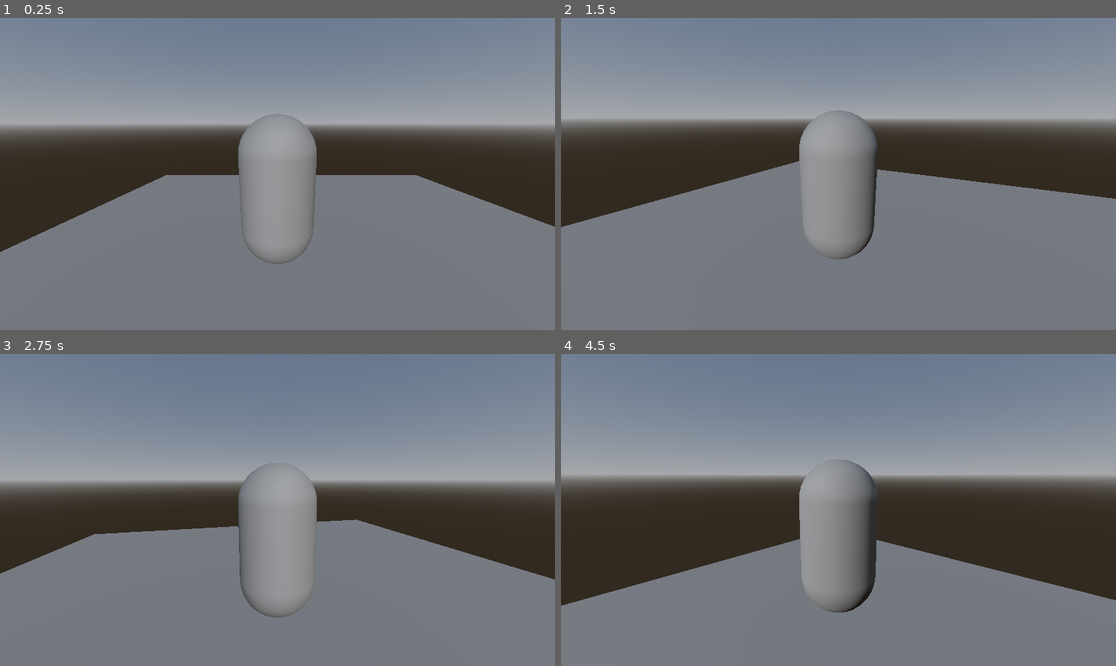
Above: before the commit, frames 1-4 (two rows, left to right).
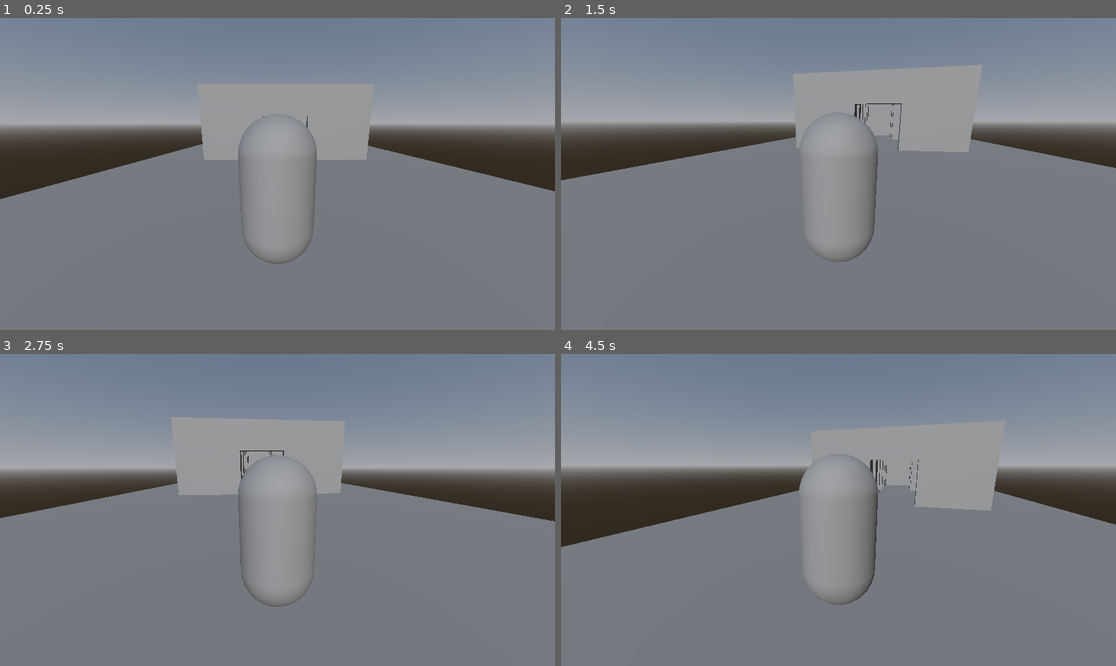
Above: after the commit, the same moments.

Repository: sebastianmr18/taller-escena
Game: Godot game, scene res://game_world/mundo.tscn
Two runs of this game, one before a commit and one after it. Both use one fixed random seed, a clock stepped at 60 frames per second and the inputs below.
Inputs (mouse positions are in pixels of both pictures, inside the frame that each line leads up to):
- Up to frame 1 (0.25 s): no input
- Up to frame 2 (1.5 s): tap Enter (ui_accept) at 0.5, 0.77 s; move the mouse to (866, 174) at 0.52 s; tap A (a) at 0.6 s; tap D (d) at 0.8, 1.35 s; move the mouse to (810, 174) at 1.27 s
- Up to frame 3 (2.75 s): tap Enter (ui_accept) at 1.52 s; tap S (s) at 1.55, 2.1 s; move the mouse to (288, 503) at 2.02 s; tap W (w) at 2.3 s
- Up to frame 4 (4.5 s): tap Enter (ui_accept) at 2.75, 3.02, 3.77 s; move the mouse to (832, 516) at 2.77 s; tap W (w) at 2.85 s; tap A (a) at 3.05, 3.6 s; move the mouse to (877, 513) at 3.52 s; tap D (d) at 3.8, 4.35 s; move the mouse to (794, 506) at 4.27 s

The runs differ from the first frame. In frame 1, 9.5% of the frame differs, in the area x 0-100%, y 31-76%; in frame 2, 13%; in frame 3, 19%; in frame 4, 24%, in the area x 0-100%, y 21-83%.

Commit message:
add house scene in mundo, reduce sensibility of player

Diff:
--- /dev/null
+++ b/game_components/house.tscn
@@ -0,0 +1,162 @@
+[gd_scene load_steps=6 format=3 uid="uid://bfbxiieeigaj"]
+
+[sub_resource type="BoxMesh" id="BoxMesh_8t7sm"]
+
+[sub_resource type="ConvexPolygonShape3D" id="ConvexPolygonShape3D_8t7sm"]
+points = PackedVector3Array(-0.5, -0.5, -0.5, 0.5, 0.5, 0.5, 0.5, -0.5, 0.5, 0.5, 0.5, -0.5, -0.5, 0.5, 0.5, 0.5, -0.5, -0.5, -0.5, -0.5, 0.5, -0.5, 0.5, -0.5)
+
+[sub_resource type="ConvexPolygonShape3D" id="ConvexPolygonShape3D_1l4vd"]
+points = PackedVector3Array(-0.5, -0.5, -0.5, 0.5, 0.5, 0.5, 0.5, -0.5, 0.5, 0.5, 0.5, -0.5, -0.5, 0.5, 0.5, 0.5, -0.5, -0.5, -0.5, -0.5, 0.5, -0.5, 0.5, -0.5)
+
+[sub_resource type="ConvexPolygonShape3D" id="ConvexPolygonShape3D_3wj2f"]
+points = PackedVector3Array(-0.5, -0.5, -0.5, 0.5, 0.5, 0.5, 0.5, -0.5, 0.5, 0.5, 0.5, -0.5, -0.5, 0.5, 0.5, 0.5, -0.5, -0.5, -0.5, -0.5, 0.5, -0.5, 0.5, -0.5)
+
+[sub_resource type="ConvexPolygonShape3D" id="ConvexPolygonShape3D_fw5n7"]
+points = PackedVector3Array(-0.5, -0.5, -0.5, 0.5, 0.5, 0.5, 0.5, -0.5, 0.5, 0.5, 0.5, -0.5, -0.5, 0.5, 0.5, 0.5, -0.5, -0.5, -0.5, -0.5, 0.5, -0.5, 0.5, -0.5)
+
+[node name="House" type="Node3D"]
+transform = Transform3D(1, 0, 0, 0, 1, 0, 0, 0, 1, 0, 0, -26.624397)
+
+[node name="ParedFondo" type="MeshInstance3D" parent="."]
+transform = Transform3D(11, 0, 0, 0, 5, 0, 0, 0, 0.5, 0, 2.5, 0)
+mesh = SubResource("BoxMesh_8t7sm")
+
+[node name="StaticBody3D" type="StaticBody3D" parent="ParedFondo"]
+
+[node name="CollisionShape3D" type="CollisionShape3D" parent="ParedFondo/StaticBody3D"]
+shape = SubResource("ConvexPolygonShape3D_8t7sm")
+
+[node name="ParedEntrada" type="MeshInstance3D" parent="."]
+transform = Transform3D(4, 0, 0, 0, 5, 0, 0, 0, 0.5, -3.5, 2.5, 15)
+mesh = SubResource("BoxMesh_8t7sm")
+
+[node name="StaticBody3D" type="StaticBody3D" parent="ParedEntrada"]
+
+[node name="CollisionShape3D" type="CollisionShape3D" parent="ParedEntrada/StaticBody3D"]
+shape = SubResource("ConvexPolygonShape3D_1l4vd")
+
+[node name="ParedEntrada2" type="MeshInstance3D" parent="."]
+transform = Transform3D(4, 0, 0, 0, 5, 0, 0, 0, 0.5, 3.5, 2.5, 15)
+mesh = SubResource("BoxMesh_8t7sm")
+
+[node name="StaticBody3D" type="StaticBody3D" parent="ParedEntrada2"]
+
+[node name="CollisionShape3D" type="CollisionShape3D" parent="ParedEntrada2/StaticBody3D"]
+shape = SubResource("ConvexPolygonShape3D_1l4vd")
+
+[node name="ParedIzq" type="MeshInstance3D" parent="."]
+transform = Transform3D(-6.7752654e-07, 0, 0.5, 0, 5, 0, -15.5, 0, -2.1855694e-08, -5.5, 2.5, 7.5)
+mesh = SubResource("BoxMesh_8t7sm")
+
+[node name="StaticBody3D" type="StaticBody3D" parent="ParedIzq"]
+
+[node name="CollisionShape3D" type="CollisionShape3D" parent="ParedIzq/StaticBody3D"]
+shape = SubResource("ConvexPolygonShape3D_3wj2f")
+
+[node name="ParedDer" type="MeshInstance3D" parent="."]
+transform = Transform3D(-6.7752654e-07, 0, 0.5, 0, 5, 0, -15.5, 0, -2.1855694e-08, 5.5, 2.5, 7.5)
+mesh = SubResource("BoxMesh_8t7sm")
+
+[node name="StaticBody3D" type="StaticBody3D" parent="ParedDer"]
+
+[node name="CollisionShape3D" type="CollisionShape3D" parent="ParedDer/StaticBody3D"]
+shape = SubResource("ConvexPolygonShape3D_fw5n7")
+
+[node name="Pared1Cuarto2" type="MeshInstance3D" parent="."]
+transform = Transform3D(4, 0, 0, 0, 5, 0, 0, 0, 0.5, -3.5, 2.5, 3)
+mesh = SubResource("BoxMesh_8t7sm")
+
+[node name="StaticBody3D" type="StaticBody3D" parent="Pared1Cuarto2"]
+
+[node name="CollisionShape3D" type="CollisionShape3D" parent="Pared1Cuarto2/StaticBody3D"]
+shape = SubResource("ConvexPolygonShape3D_8t7sm")
+
+[node name="Pared1Cuarto3" type="MeshInstance3D" parent="."]
+transform = Transform3D(4, 0, 0, 0, 5, 0, 0, 0, 0.5, 3.5, 2.5, 3)
+mesh = SubResource("BoxMesh_8t7sm")
+
+[node name="StaticBody3D" type="StaticBody3D" parent="Pared1Cuarto3"]
+
+[node name="CollisionShape3D" type="CollisionShape3D" parent="Pared1Cuarto3/StaticBody3D"]
+shape = SubResource("ConvexPolygonShape3D_8t7sm")
+
+[node name="Pared1Patio" type="MeshInstance3D" parent="."]
+transform = Transform3D(4, 0, 0, 0, 5, 0, 0, 0, 0.5, -3.5, 2.5, 6)
+mesh = SubResource("BoxMesh_8t7sm")
+
+[node name="StaticBody3D" type="StaticBody3D" parent="Pared1Patio"]
+
+[node name="CollisionShape3D" type="CollisionShape3D" parent="Pared1Patio/StaticBody3D"]
+shape = SubResource("ConvexPolygonShape3D_8t7sm")
+
+[node name="Pared1SalaTrabajo" type="MeshInstance3D" parent="."]
+transform = Transform3D(4, 0, 0, 0, 5, 0, 0, 0, 0.5, 3.5, 2.5, 6)
+mesh = SubResource("BoxMesh_8t7sm")
+
+[node name="StaticBody3D" type="StaticBody3D" parent="Pared1SalaTrabajo"]
+
+[node name="CollisionShape3D" type="CollisionShape3D" parent="Pared1SalaTrabajo/StaticBody3D"]
+shape = SubResource("ConvexPolygonShape3D_8t7sm")
+
+[node name="Pared1Cocina" type="MeshInstance3D" parent="."]
+transform = Transform3D(4, 0, 0, 0, 5, 0, 0, 0, 0.5, -3.5, 2.5, 9)
+mesh = SubResource("BoxMesh_8t7sm")
+
+[node name="StaticBody3D" type="StaticBody3D" parent="Pared1Cocina"]
+
+[node name="CollisionShape3D" type="CollisionShape3D" parent="Pared1Cocina/StaticBody3D"]
+shape = SubResource("ConvexPolygonShape3D_8t7sm")
+
+[node name="Pared1Bano" type="MeshInstance3D" parent="."]
+transform = Transform3D(4, 0, 0, 0, 5, 0, 0, 0, 0.5, -3.5, 2.5, 12)
+mesh = SubResource("BoxMesh_8t7sm")
+
+[node name="StaticBody3D" type="StaticBody3D" parent="Pared1Bano"]
+
+[node name="CollisionShape3D" type="CollisionShape3D" parent="Pared1Bano/StaticBody3D"]
+shape = SubResource("ConvexPolygonShape3D_8t7sm")
+
+[node name="Pared1Cuarto1" type="MeshInstance3D" parent="."]
+transform = Transform3D(-4.371139e-08, 0, 0.5, 0, 5, 0, -1, 0, -2.1855694e-08, -1.75, 2.5, 14.5)
+mesh = SubResource("BoxMesh_8t7sm")
+
+[node name="StaticBody3D" type="StaticBody3D" parent="Pared1Cuarto1"]
+
+[node name="CollisionShape3D" type="CollisionShape3D" parent="Pared1Cuarto1/StaticBody3D"]
+shape = SubResource("ConvexPolygonShape3D_8t7sm")
+
+[node name="Pared2Cuarto2" type="MeshInstance3D" parent="."]
+transform = Transform3D(-4.371139e-08, 0, 0.5, 0, 5, 0, -1, 0, -2.1855694e-08, -1.75, 2.5, 0.5)
+mesh = SubResource("BoxMesh_8t7sm")
+
+[node name="StaticBody3D" type="StaticBody3D" parent="Pared2Cuarto2"]
+
+[node name="CollisionShape3D" type="CollisionShape3D" parent="Pared2Cuarto2/StaticBody3D"]
+shape = SubResource("ConvexPolygonShape3D_8t7sm")
+
+[node name="Pared2Cuarto3" type="MeshInstance3D" parent="."]
+transform = Transform3D(-4.371139e-08, 0, 0.5, 0, 5, 0, -1, 0, -2.1855694e-08, 1.75, 2.5, 0.5)
+mesh = SubResource("BoxMesh_8t7sm")
+
+[node name="StaticBody3D" type="StaticBody3D" parent="Pared2Cuarto3"]
+
+[node name="CollisionShape3D" type="CollisionShape3D" parent="Pared2Cuarto3/StaticBody3D"]
+shape = SubResource("ConvexPolygonShape3D_8t7sm")
+
+[node name="Pared2Bano" type="MeshInstance3D" parent="."]
+transform = Transform3D(-4.371139e-08, 0, 0.5, 0, 5, 0, -1, 0, -2.1855694e-08, -1.75, 2.5, 11.5)
+mesh = SubResource("BoxMesh_8t7sm")
+
+[node name="StaticBody3D" type="StaticBody3D" parent="Pared2Bano"]
+
+[node name="CollisionShape3D" type="CollisionShape3D" parent="Pared2Bano/StaticBody3D"]
+shape = SubResource("ConvexPolygonShape3D_8t7sm")
+
+[node name="ParedEntrada3" type="MeshInstance3D" parent="."]
+transform = Transform3D(4, 0, 0, 0, 2, 0, 0, 0, 0.5, 0, 4, 15)
+mesh = SubResource("BoxMesh_8t7sm")
+
+[node name="StaticBody3D" type="StaticBody3D" parent="ParedEntrada3"]
+
+[node name="CollisionShape3D" type="CollisionShape3D" parent="ParedEntrada3/StaticBody3D"]
+shape = SubResource("ConvexPolygonShape3D_1l4vd")
--- a/game_world/mundo.tscn
+++ b/game_world/mundo.tscn
@@ -1,6 +1,7 @@
-[gd_scene load_steps=7 format=3 uid="uid://cnn06c8cxgtk1"]
+[gd_scene load_steps=8 format=3 uid="uid://cnn06c8cxgtk1"]
 
 [ext_resource type="PackedScene" uid="uid://8p4cyxnaa6nr" path="res://characters/player.tscn" id="1_5ugl8"]
+[ext_resource type="PackedScene" uid="uid://bfbxiieeigaj" path="res://game_components/house.tscn" id="2_l6y75"]
 
 [sub_resource type="BoxMesh" id="BoxMesh_0jvvt"]
 
@@ -20,7 +21,7 @@
 [node name="Mundo" type="Node3D"]
 
 [node name="MeshInstance3D" type="MeshInstance3D" parent="."]
-transform = Transform3D(10, 0, 0, 0, 1, 0, 0, 0, 10, 0, 0, 0)
+transform = Transform3D(20, 0, 0, 0, 1, 0, 0, 0, 30, 0, -0.5, -12)
 mesh = SubResource("BoxMesh_0jvvt")
 
 [node name="StaticBody3D" type="StaticBody3D" parent="MeshInstance3D"]
@@ -33,9 +34,12 @@
 
 [node name="Camera3D" type="Camera3D" parent="."]
 transform = Transform3D(-0.07654491, -0.029126924, 0.99664056, -7.485469e-10, 0.9995731, 0.02921263, -0.99706614, 0.0022360776, -0.07651222, 10.258438, 3.4493995, 0.36282825)
+visible = false
 
 [node name="WorldEnvironment" type="WorldEnvironment" parent="."]
 environment = SubResource("Environment_a3bui")
 
 [node name="DirectionalLight3D" type="DirectionalLight3D" parent="."]
 transform = Transform3D(1, 0, 0, 0, 0.8904194, 0.45514092, 0, -0.45514092, 0.8904194, 0, 3.4833868, 3.4199219)
+
+[node name="House" parent="." instance=ExtResource("2_l6y75")]
--- a/scripts/player.gd
+++ b/scripts/player.gd
@@ -3,7 +3,7 @@
 
 const SPEED = 5.0
 const JUMP_VELOCITY = 4.5
-var sens := 0.5
+var sens := 0.2
 
 @onready var cam = $pivot
 
